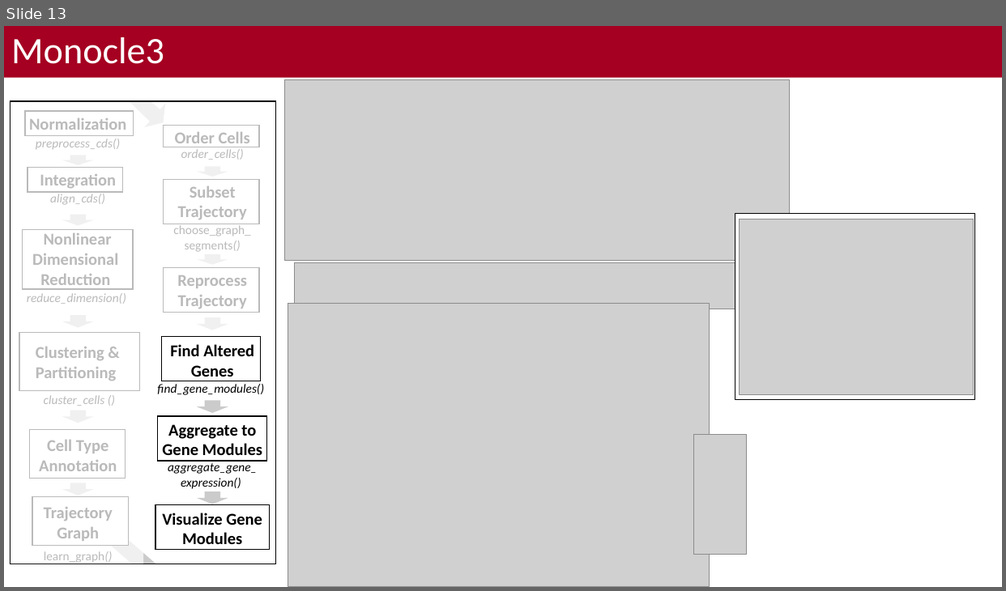
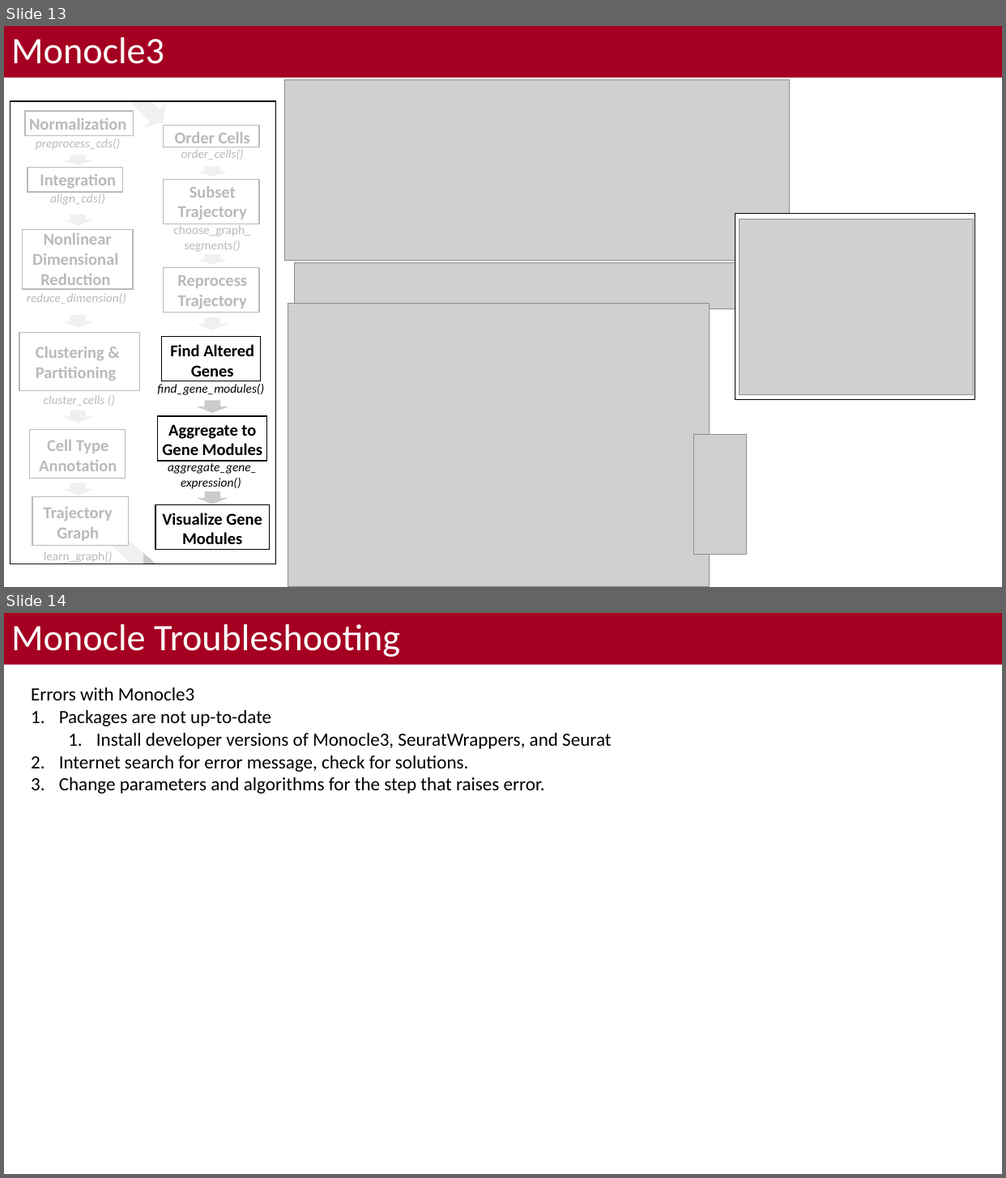
Before and after one commit to bacorli2/scrna_workshop, a slide deck: M6_Monocle_Pseudotime/M5_Monocle_Timeseries.pptx. Shown one above the other, each under a label of ours: slide 13 before the commit, slides 13 and 14 after it. The pictures are 1006x591 and 1006x1178 pixels, drawn with LibreOffice and Linux fonts; fonts in the diff are those of the drawing; grey boxes stand for pictures; background and template pictures are left out. Boxes give left, top, right and bottom in pixels: in the first picture for what was removed or moved away, otherwise in the second. Text is boxed around its words. In the diff, an @@ line names an element or a change of style, - is before the commit and + after.

Commit message:
Bugfix: for pbmc3k dataset, monocle requires diff cluster_cells() algorithm to avoid error.

```diff
--- a/M6_Monocle_Pseudotime/M5_Monocle_Timeseries.pptx
+++ b/M6_Monocle_Pseudotime/M5_Monocle_Timeseries.pptx
@@ slide 14 added at box(4, 613, 1002, 1174), background #FFFFFF; not listed: 1 template element that a slide beside it also shows @@
@@ title added at box(4, 613, 1002, 665), fill #A50021, 36 pt, text #FFFFFF @@
+Monocle Troubleshooting
@@ text added at box(31, 688, 611, 794), 18 pt, text #000000 @@
+Errors with Monocle3
+1. Packages are not up-to-date
+  1. Install developer versions of Monocle3, SeuratWrappers, and Seurat
+2. Internet search for error message, check for solutions.
+3. Change parameters and algorithms for the step that raises error.
```
Also in this commit, not shown: 1 slide changed, 1 other file.
